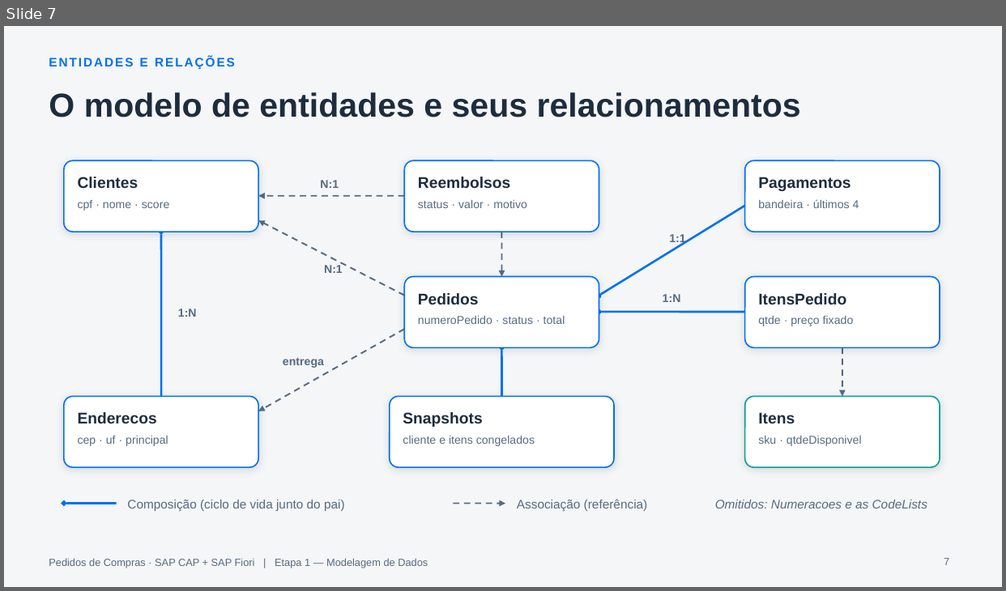
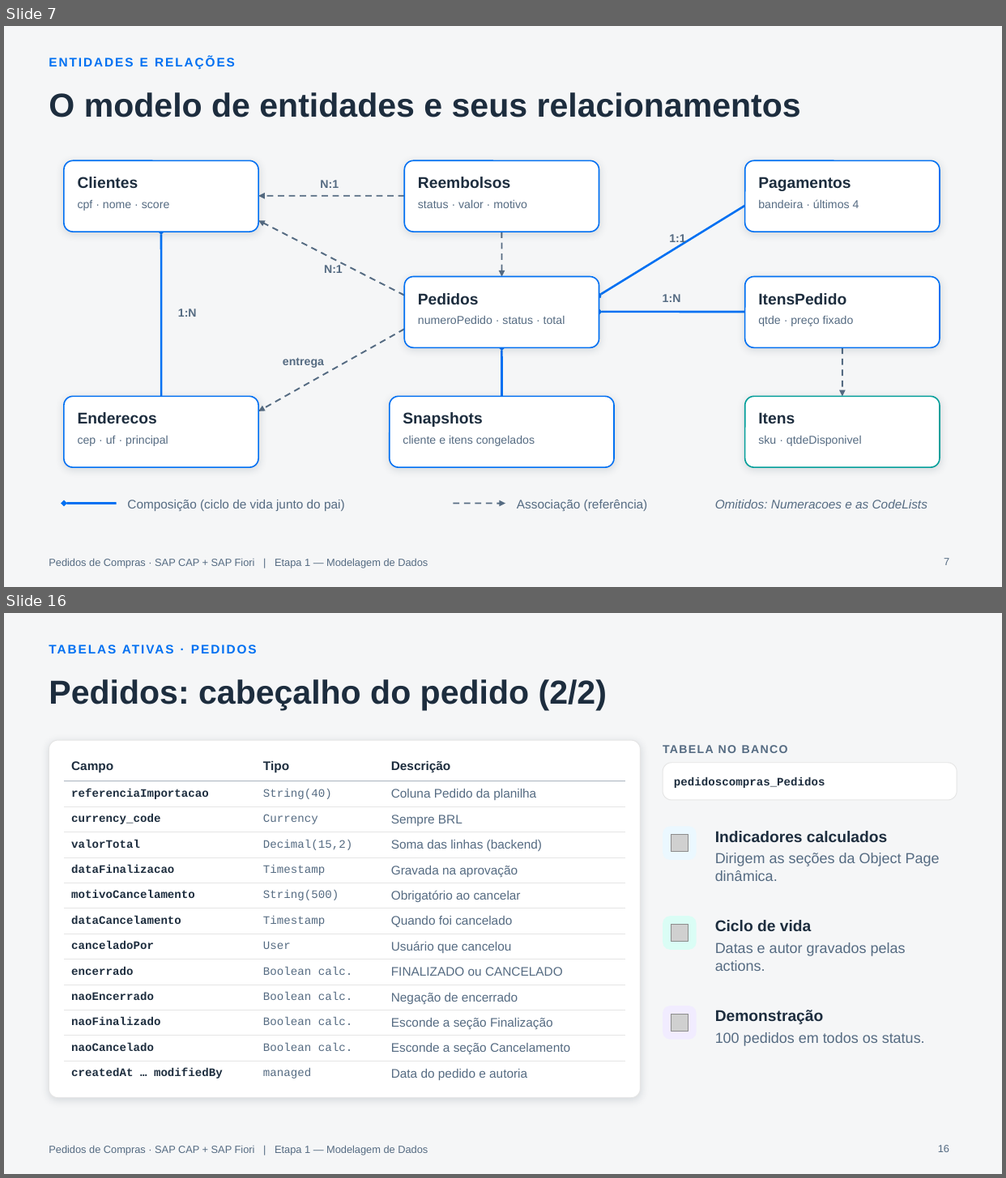
Before and after one commit to AdrianoBispo/sap-cap-nodejs-pedidos-de-compras-app, a slide deck: docs/apresentacoes/01-modelagem-de-dados.pptx. Shown one above the other, each under a label of ours: slide 7 before the commit, slides 7 and 16 after it; the slides between them are not shown. The pictures are 1006x591 and 1006x1178 pixels, drawn with LibreOffice and Linux fonts; fonts in the diff are those of the drawing; grey boxes stand for pictures. Boxes give left, top, right and bottom in pixels: in the first picture for what was removed or moved away, otherwise in the second. Text is boxed around its words. In the diff, an @@ line names an element or a change of style, - is before the commit and + after.

```diff
--- a/docs/apresentacoes/01-modelagem-de-dados.pptx
+++ b/docs/apresentacoes/01-modelagem-de-dados.pptx
@@ slide 16 added at box(4, 613, 1002, 1174), background #F5F6F7; not listed: 1 template element that a slide beside it also shows @@
@@ text added at box(49, 637, 798, 661), 12 pt, text #0070F2, bold @@
+TABELAS ATIVAS · PEDIDOS
@@ title added at box(49, 679, 607, 710), 32 pt, text #1D2D3E, bold @@
+Pedidos: cabeçalho do pedido (2/2)
@@ rounded rectangle added at box(49, 740, 641, 1098), fill #FFFFFF, outline #E5E5E5 0.75 pt @@
@@ table added at box(64, 752, 625, 1084), 13 rows, 3 columns @@
+Campo | Tipo | Descrição
+referenciaImportacao | String(40) | Coluna Pedido da planilha
+currency_code | Currency | Sempre BRL
+valorTotal | Decimal(15,2) | Soma das linhas (backend)
+dataFinalizacao | Timestamp | Gravada na aprovação
+motivoCancelamento | String(500) | Obrigatório ao cancelar
+dataCancelamento | Timestamp | Quando foi cancelado
+canceladoPor | User | Usuário que cancelou
+encerrado | Boolean calc. | FINALIZADO ou CANCELADO
+naoEncerrado | Boolean calc. | Negação de encerrado
+naoFinalizado | Boolean calc. | Esconde a seção Finalização
+naoCancelado | Boolean calc. | Esconde a seção Cancelamento
+createdAt … modifiedBy | managed | Data do pedido e autoria
@@ text added at box(663, 745, 788, 753), 11 pt, text #556B82, bold @@
+TABELA NO BANCO
@@ rounded rectangle added at box(663, 763, 957, 800), fill #FFFFFF, outline #E5E5E5 0.75 pt @@
@@ text added at box(674, 777, 825, 788), 11 pt, text #1D2D3E, bold @@
+pedidoscompras_Pedidos
@@ rounded rectangle added at box(663, 826, 697, 860), fill #EBF8FF @@
@@ text added at box(715, 831, 887, 842), 15 pt, text #1D2D3E, bold @@
+Indicadores calculados
@@ picture added at box(671, 835, 688, 852) @@
@@ text added at box(715, 853, 940, 881), 14 pt, text #556B82 @@
+Dirigem as seções da Object Page dinâmica.
@@ rounded rectangle added at box(663, 916, 697, 950), fill #DAFDF5 @@
@@ picture added at box(671, 924, 688, 942) @@
@@ text added at box(715, 920, 811, 931), 15 pt, text #1D2D3E, bold @@
+Ciclo de vida
@@ text added at box(715, 943, 906, 971), 14 pt, text #556B82 @@
+Datas e autor gravados pelas actions.
@@ rounded rectangle added at box(663, 1006, 697, 1040), fill #F1ECFF @@
@@ picture added at box(671, 1014, 688, 1032) @@
@@ text added at box(715, 1010, 824, 1024), 15 pt, text #1D2D3E, bold @@
+Demonstração
@@ text added at box(715, 1033, 925, 1046), 14 pt, text #556B82 @@
+100 pedidos em todos os status.
@@ page number added at box(938, 1145, 949, 1152), 10 pt, text #556B82 @@
+16
```
Also in this commit, not shown: 6 slides changed, 19 other slides added, 10 other files.
